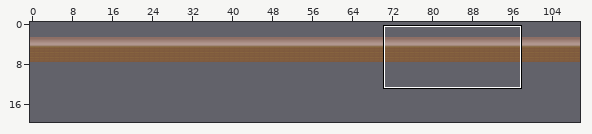
Tiled map, stored at src/images/tilemaps/blights_out_tilemap.tmx. The picture above shows the old version from afar; the outline marks the close-up.
Close-up. As it was:
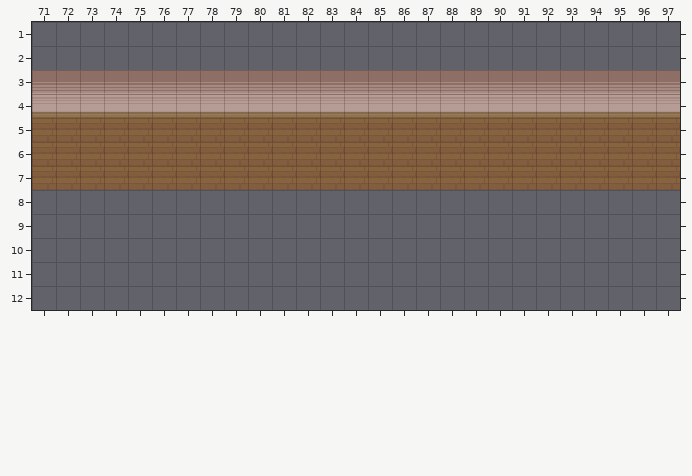
Cells are 16x16 px. Shown: x 71..97, y 1..12. The commit also changed other parts of the map, which this record leaves out. The old version is drawn lined up with the new one.
And afterwards:
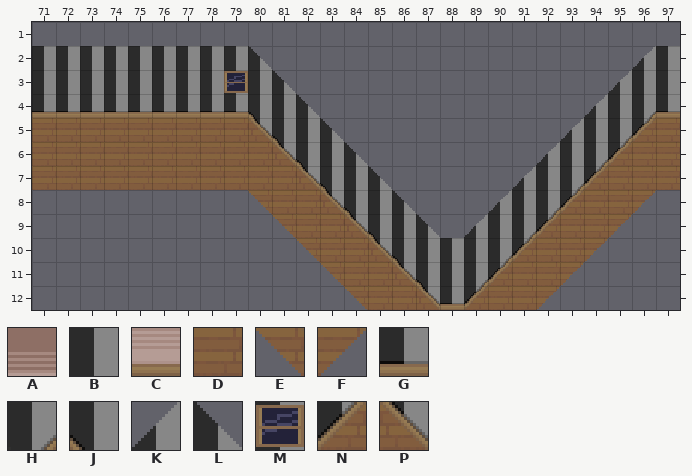
Key: from "blights_out_tileset": A 87, B 95, C 103, D 105, E 106, F 107, G 111, H 138, J 139, K 140, L 141, M 142, N 154, P 155.
_ is an empty cell.
Edits made:
{"change": "map size 120x10 -> 240x21 cells (old content now starts at 0,1; both pictures use the new coordinates)"}
{"where": "layer \"Tile Layer 1\""}
{"y":2,"x":71,"old":"__________","new":"BBBBBBBBBL"}
{"y":2,"x":96,"old":"__","new":"KB"}
{"y":3,"x":71,"old":"AAAAAAAAAAAAAAAAAAAAAAAAAAA","new":"BBBBBBBBMBL_____________KBB"}
{"y":4,"x":71,"old":"CCCCCCCCCCCCCCCCCCCCCCCCCCC","new":"GGGGGGGGGJBL___________KBHG"}
{"y":5,"x":80,"old":"DDDDDDDDDDDDDDDDD","new":"PJBL_________KBHN"}
{"y":6,"x":81,"old":"DDDDDDDDDDDDDDD","new":"PJBL_______KBHN"}
{"y":7,"x":82,"old":"DDDDDDDDDDDDD","new":"PJBL_____KBHN"}
{"y":8,"x":80,"old":"_______","new":"EDDPJBL"}
{"y":8,"x":90,"old":"_______","new":"KBHNDDF"}
{"y":9,"x":81,"old":"_______","new":"EDDPJBL"}
{"y":9,"x":89,"old":"_______","new":"KBHNDDF"}
{"y":10,"x":82,"old":"_____________","new":"EDDPJBBBHNDDF"}
{"y":11,"x":83,"old":"___________","new":"EDDPJBHNDDF"}
{"y":12,"x":84,"old":"_________","new":"EDDPGNDDF"}
{"label":"changed","picture_box":[32,46,680,310]}
